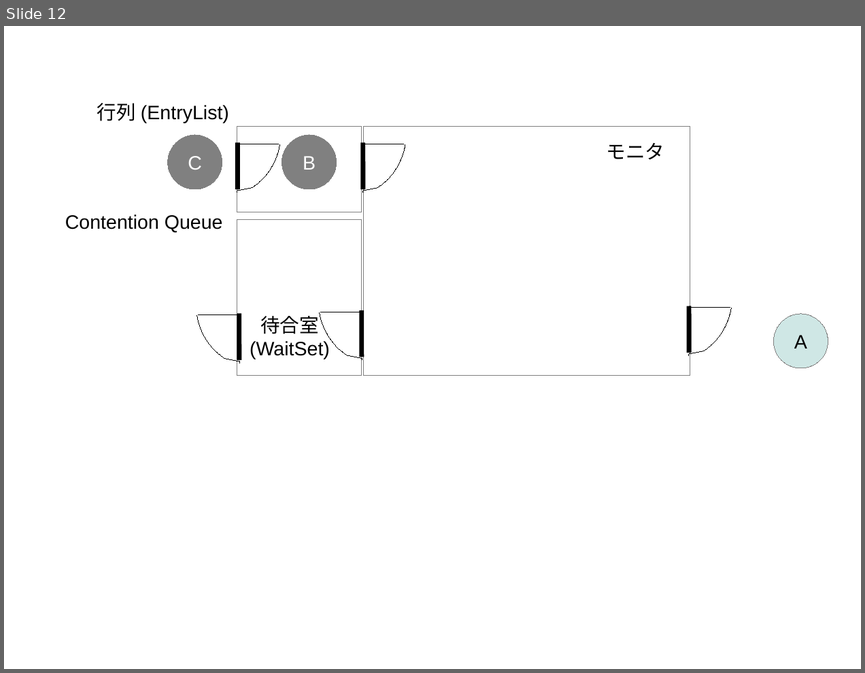
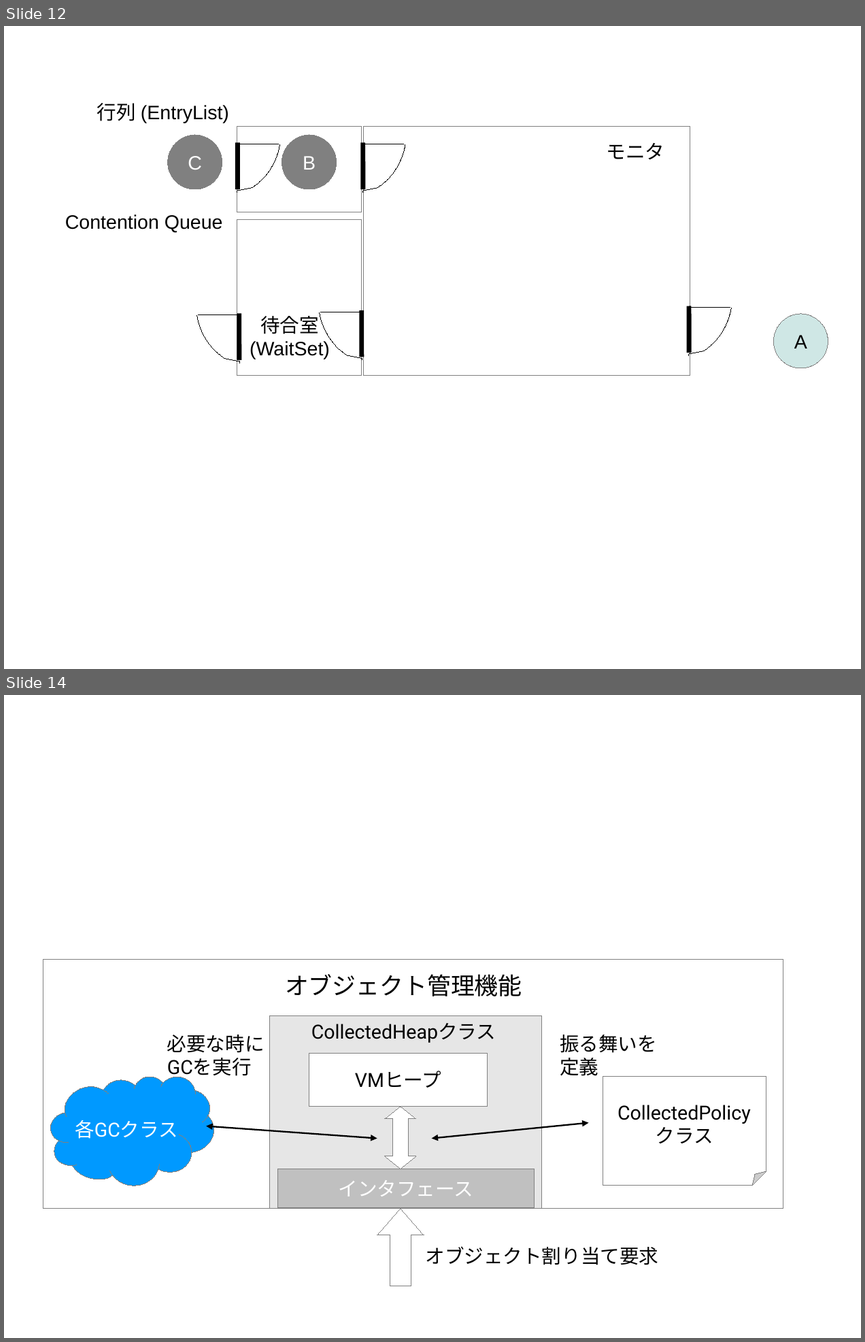
Before and after one commit to authorNari/g1gc-impl-book, a slide deck: misc/g1gc.odp. Shown one above the other, each under a label of ours: slide 12 before the commit, slides 12 and 14 after it; the slides between them are not shown. The pictures are 865x673 and 865x1342 pixels, drawn with LibreOffice and Linux fonts; fonts in the diff are those of the drawing. Boxes give left, top, right and bottom in pixels: in the first picture for what was removed or moved away, otherwise in the second. Text is boxed around its words. In the diff, an @@ line names an element or a change of style, - is before the commit and + after.

```diff
--- a/misc/g1gc.odp
+++ b/misc/g1gc.odp
@@ slide 14 added at <box>4,695,861,1338</box>, background #FFFFFF @@
@@ rectangle added at <box>43,960,783,1208</box>, outline #808080 0 pt @@
@@ text added at <box>285,974,522,996</box>, 22 pt, text #000000 @@
+オブジェクト管理機能
@@ rectangle added at <box>270,1016,542,1208</box>, fill #E6E6E6, outline #808080 0 pt @@
@@ text added at <box>167,1034,264,1079</box>, 18 pt, text #000000 @@
+必要な時に
+GCを実行
@@ text added at <box>311,1023,496,1042</box>, 18 pt, text #000000 @@
+CollectedHeapクラス
@@ text added at <box>560,1034,657,1076</box>, 18 pt, text #000000 @@
+振る舞いを
+定義
@@ rectangle added at <box>309,1053,487,1106</box>, fill #FFFFFF, outline #808080 0 pt, 18 pt, text #000000 @@
+VMヒープ
@@ freeform shape added at <box>51,1076,214,1185</box>, fill #0099FF, outline #808080 0 pt, 18 pt, text #FFFFFF @@
+各GCクラス
@@ folded corner added at <box>602,1076,766,1185</box>, fill #FFFFFF, outline #808080 0 pt, 18 pt, text #000000 @@
+CollectedPolicy
+クラス
@@ up down arrow added at <box>385,1106,416,1168</box>, fill #FFFFFF, outline #808080 0 pt @@
@@ double arrow added from (589, 1123) to (432, 1138), #000000 1.45 pt @@
@@ double arrow added from (206, 1125) to (377, 1138), #000000 1.45 pt @@
@@ rectangle added at <box>277,1168,534,1207</box>, fill #C0C0C0, outline #808080 0 pt, 18 pt, text #FFFFFF @@
+インタフェース
@@ up arrow added at <box>377,1208,424,1286</box>, fill #FFFFFF, outline #808080 0 pt @@
@@ text added at <box>426,1246,659,1265</box>, 18 pt, text #000000 @@
+オブジェクト割り当て要求
```
Also in this commit, not shown: 1 other slide added, 2 other files.
